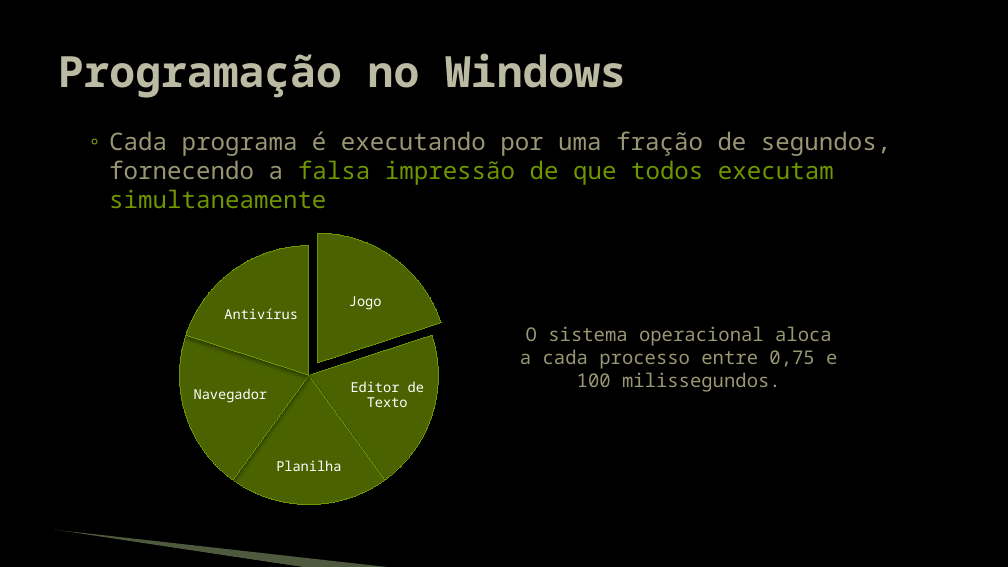
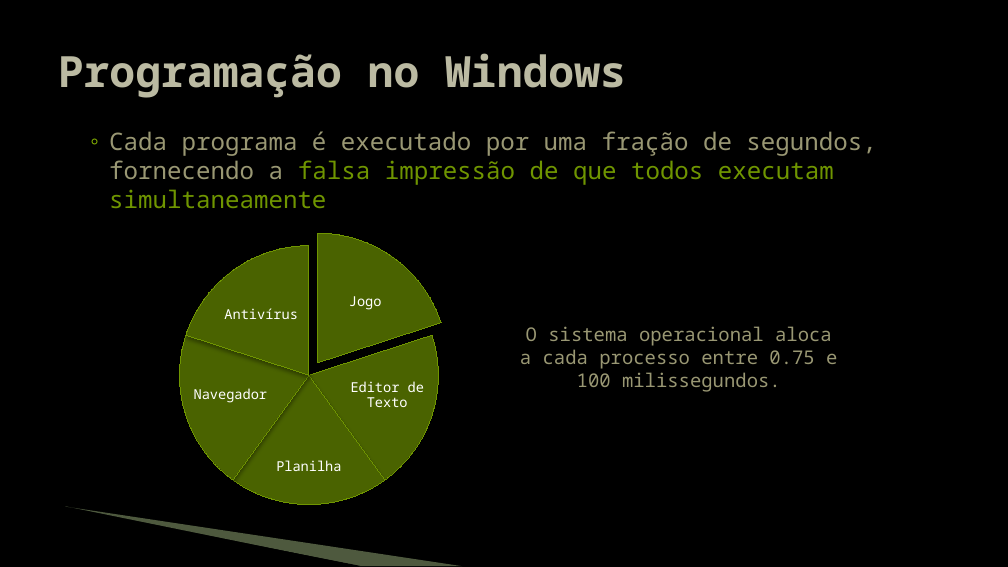
Before and after one commit to JudsonSS/Jogos, a slide deck: slide 3 of Slides/01. Programação Windows.pptx. Drawn at 1008x567 pixels with LibreOffice and Linux fonts; fonts in the diff are those of the drawing; background and template pictures are left out. Boxes give left, top, right and bottom in pixels: in the first picture for what was removed or moved away, otherwise in the second. Text is boxed around its words. In the diff, an @@ line names an element or a change of style, - is before the commit and + after.

```diff
--- a/Slides/01. Programação Windows.pptx
+++ b/Slides/01. Programação Windows.pptx
@@ text at <box>109,131,876,208</box>: text changed @@
-  ◦ Cada programa é executando por uma fração de segundos, fornecendo a falsa impressão de que todos executam simultaneamente
+  ◦ Cada programa é executado por uma fração de segundos,
+    fornecendo a falsa impressão de que todos executam
+    simultaneamente
@@ text at <box>520,326,837,392</box>: text changed @@
-O sistema operacional aloca a cada processo entre 0,75 e 100 milissegundos.
+O sistema operacional aloca a cada processo entre 0.75 e 100 milissegundos.
@@ freeform shape: place and size @@
-freeform shape at <box>54,531,306,567</box>
+freeform shape at <box>64,508,360,566</box>
@@ freeform shape: place and size @@
-freeform shape at <box>55,530,393,567</box>
+freeform shape at <box>66,507,463,566</box>
```
Also in this commit, not shown: 43 other slides changed, 1 other file.
